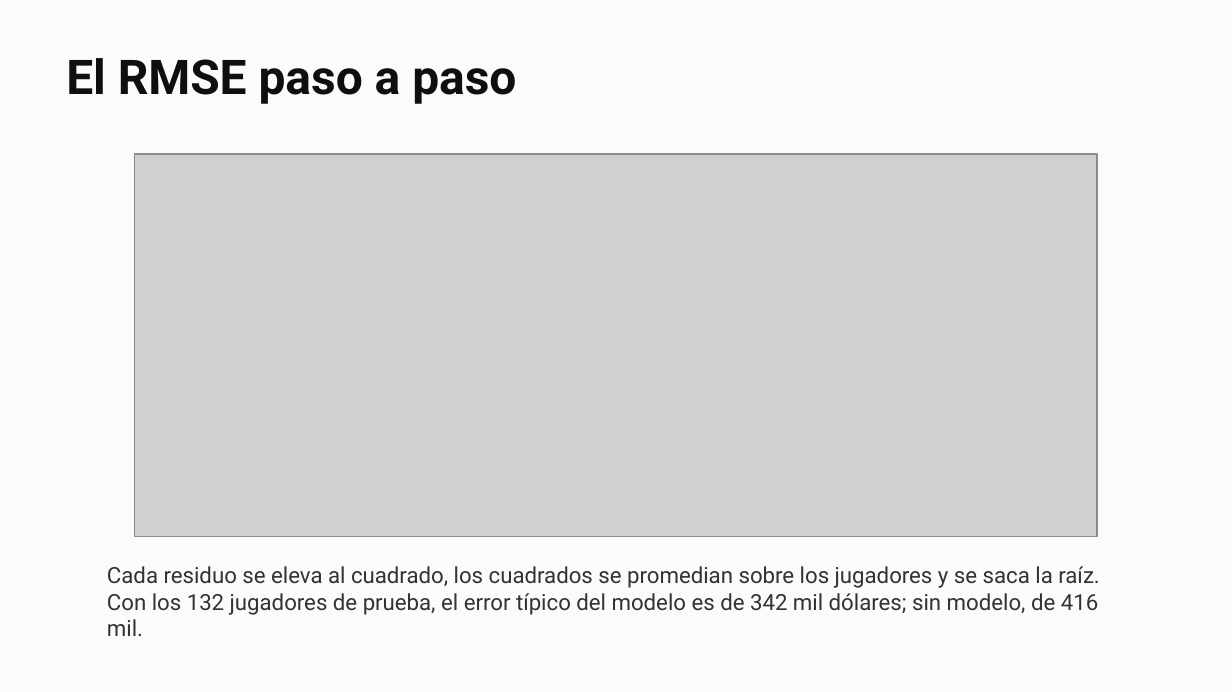
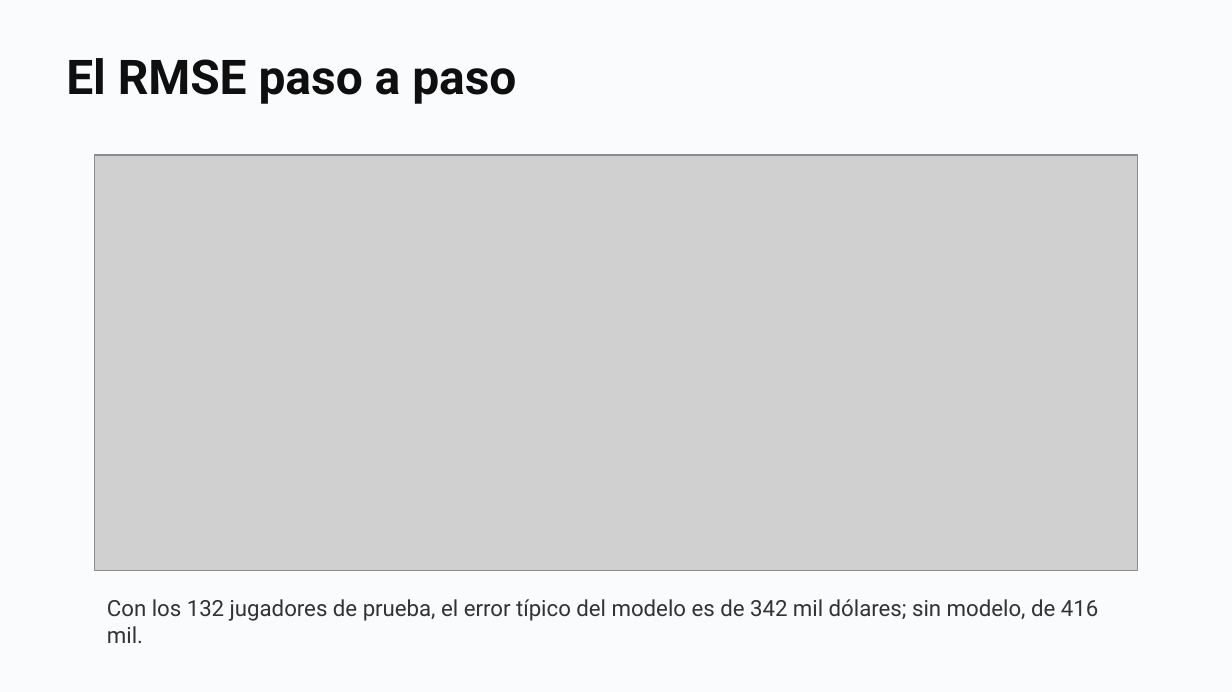
Before and after one commit to daniopitz/diplomado-cdd, a slide deck: slide 33 of presentaciones/clase07_evaluar_regularizar.pptx (slide 25 before the commit). Drawn at 1232x692 pixels with LibreOffice and Linux fonts; fonts in the diff are those of the drawing; grey boxes stand for pictures. Boxes give left, top, right and bottom in pixels: in the first picture for what was removed or moved away, otherwise in the second. Text is boxed around its words. In the diff, an @@ line names an element or a change of style, - is before the commit and + after.

```diff
--- a/presentaciones/clase07_evaluar_regularizar.pptx
+++ b/presentaciones/clase07_evaluar_regularizar.pptx
@@ picture: place and size @@
-picture at (134, 154, 1096, 537)
+picture at (94, 155, 1137, 570)
@@ text at (107, 599, 1098, 643): text changed @@
-Cada residuo se eleva al cuadrado, los cuadrados se promedian sobre los jugadores y se saca la raíz. Con los 132 jugadores de prueba, el error típico del modelo es de 342 mil dólares; sin modelo, de 416 mil.
+Con los 132 jugadores de prueba, el error típico del modelo es de 342 mil dólares; sin modelo, de 416 mil.
```
Also in this commit, not shown: 14 other slides changed, 16 slides added, 1 slide removed, 2 other files.
